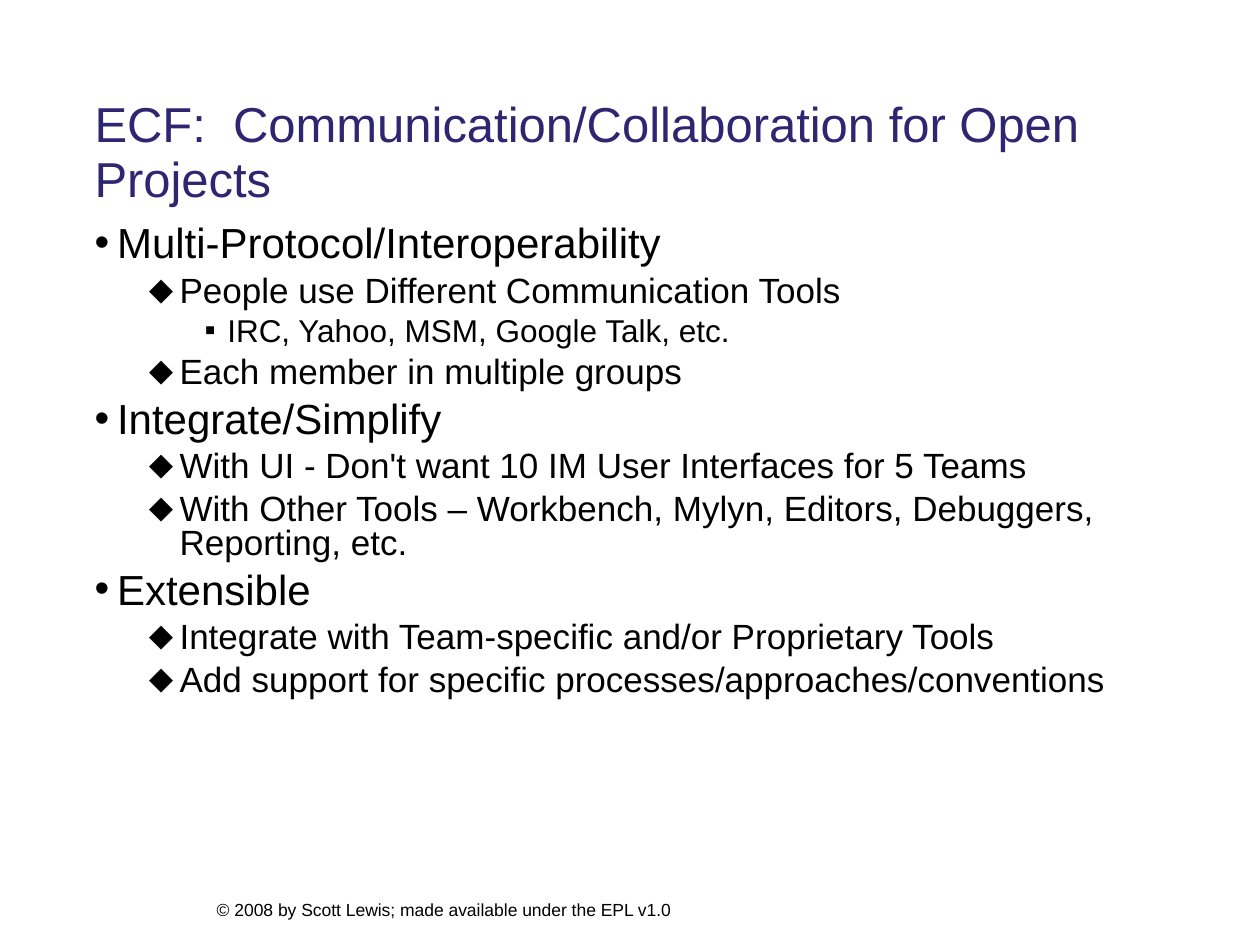
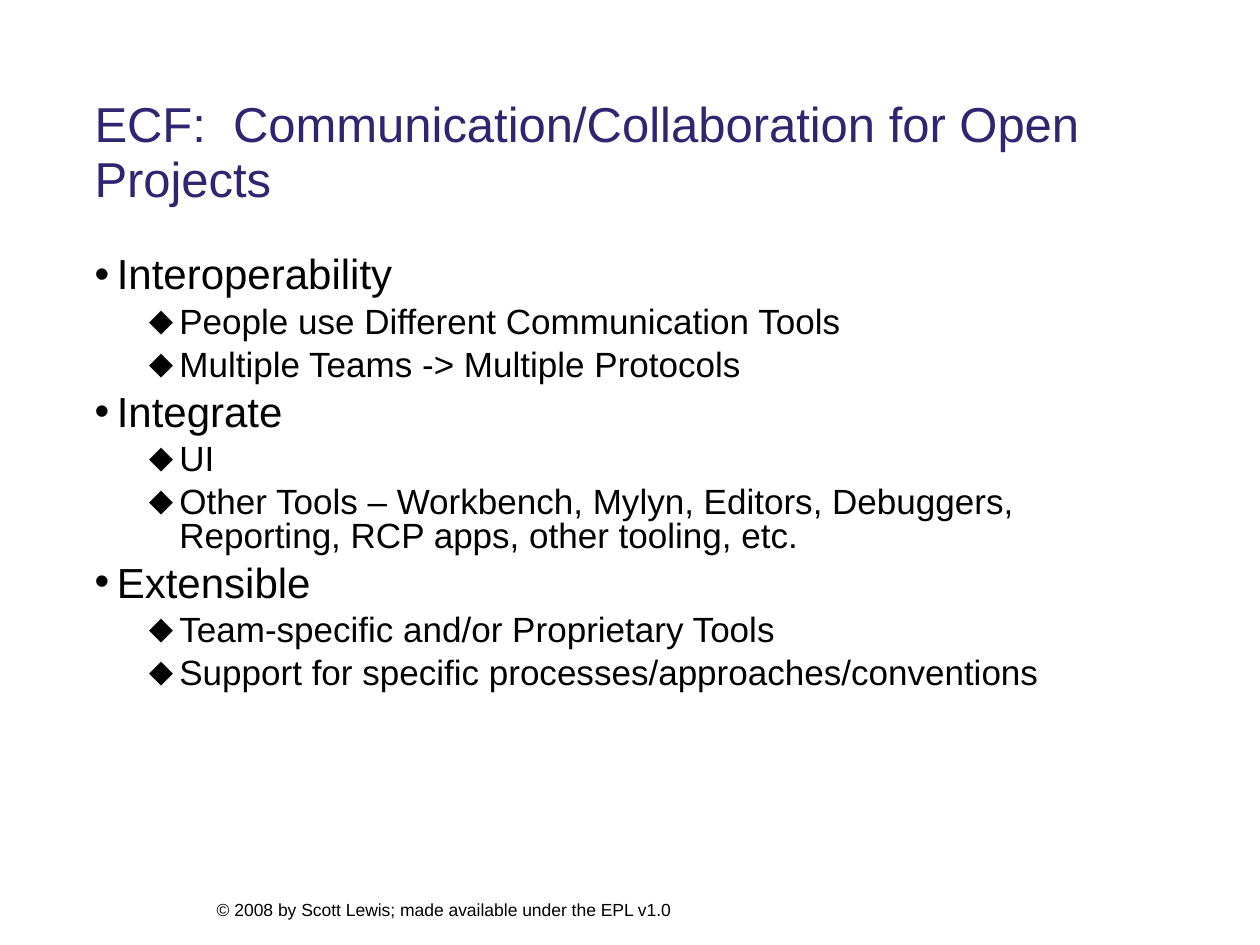
Before and after one commit to eclipse/ecf-website, a slide deck: slide 3 of presentations/eclipsecon2008/longtalk134/ecf_eclipsecon2008_134_DRAFT.ppt. Drawn at 1260x945 pixels with LibreOffice and Linux fonts; fonts in the diff are those of the drawing; background and template pictures are left out. Boxes give left, top, right and bottom in pixels: in the first picture for what was removed or moved away, otherwise in the second. Text is boxed around its words. In the diff, an @@ line names an element or a change of style, - is before the commit and + after.

```diff
--- a/presentations/eclipsecon2008/longtalk134/ecf_eclipsecon2008_134_DRAFT.ppt
+++ b/presentations/eclipsecon2008/longtalk134/ecf_eclipsecon2008_134_DRAFT.ppt
@@ text "Interoperability": place and size @@
-text "Interoperability" at <box>117,227,1104,699</box>
+text "Interoperability" at <box>117,258,1038,692</box>
@@ text at <box>117,258,392,297</box>: text changed @@
-• Multi-Protocol/Interoperability
+• Interoperability
@@ text at <box>179,308,840,341</box>: indent changed @@
@@ text at <box>117,351,1013,555</box>: text changed @@
-    ▪ IRC, Yahoo, MSM, Google Talk, etc.
-  ⬥ Each member in multiple groups
-• Integrate/Simplify
-  ⬥ With UI - Don't want 10 IM User Interfaces for 5 Teams
-  ⬥ With Other Tools – Workbench, Mylyn, Editors, Debuggers, Reporting, etc.
+  ⬥ Multiple Teams -> Multiple Protocols
+• Integrate
+  ⬥ UI
+  ⬥ Other Tools – Workbench, Mylyn, Editors, Debuggers, Reporting, RCP apps, other tooling, etc.
@@ text at <box>179,616,1038,692</box>: text changed @@
-  ⬥ Integrate with Team-specific and/or Proprietary Tools
-  ⬥ Add support for specific processes/approaches/conventions
+  ⬥ Team-specific and/or Proprietary Tools
+  ⬥ Support for specific processes/approaches/conventions
```
Also in this commit, not shown: 18 other slides changed, 1 slide removed, 2 other files.
